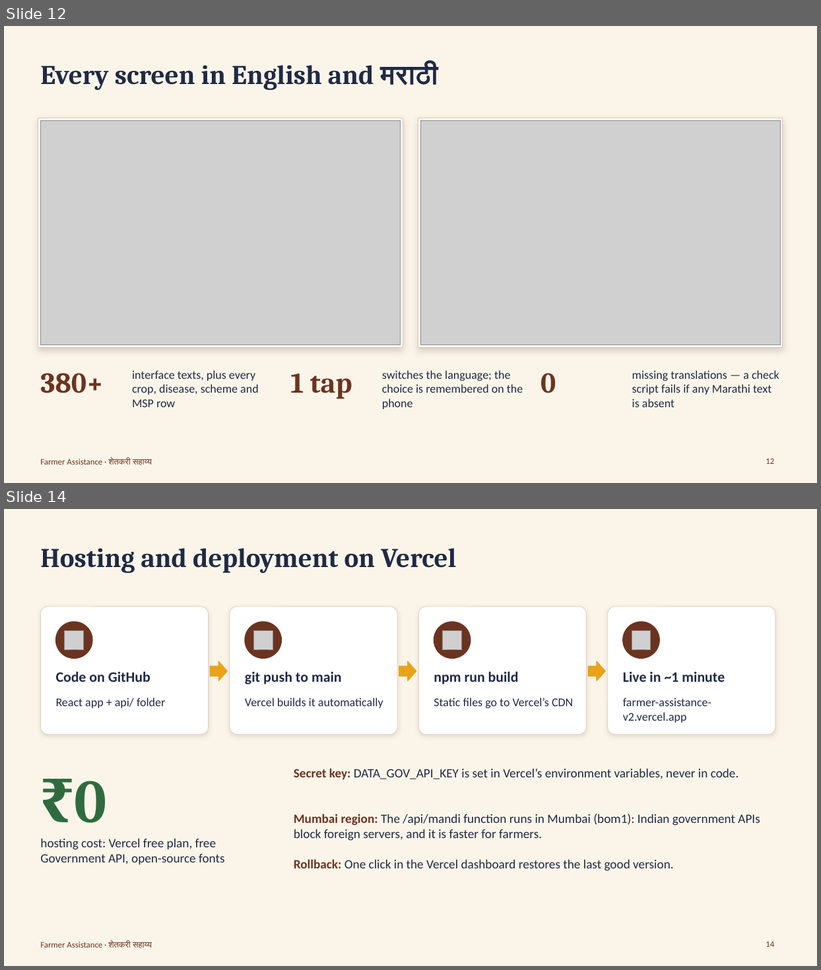
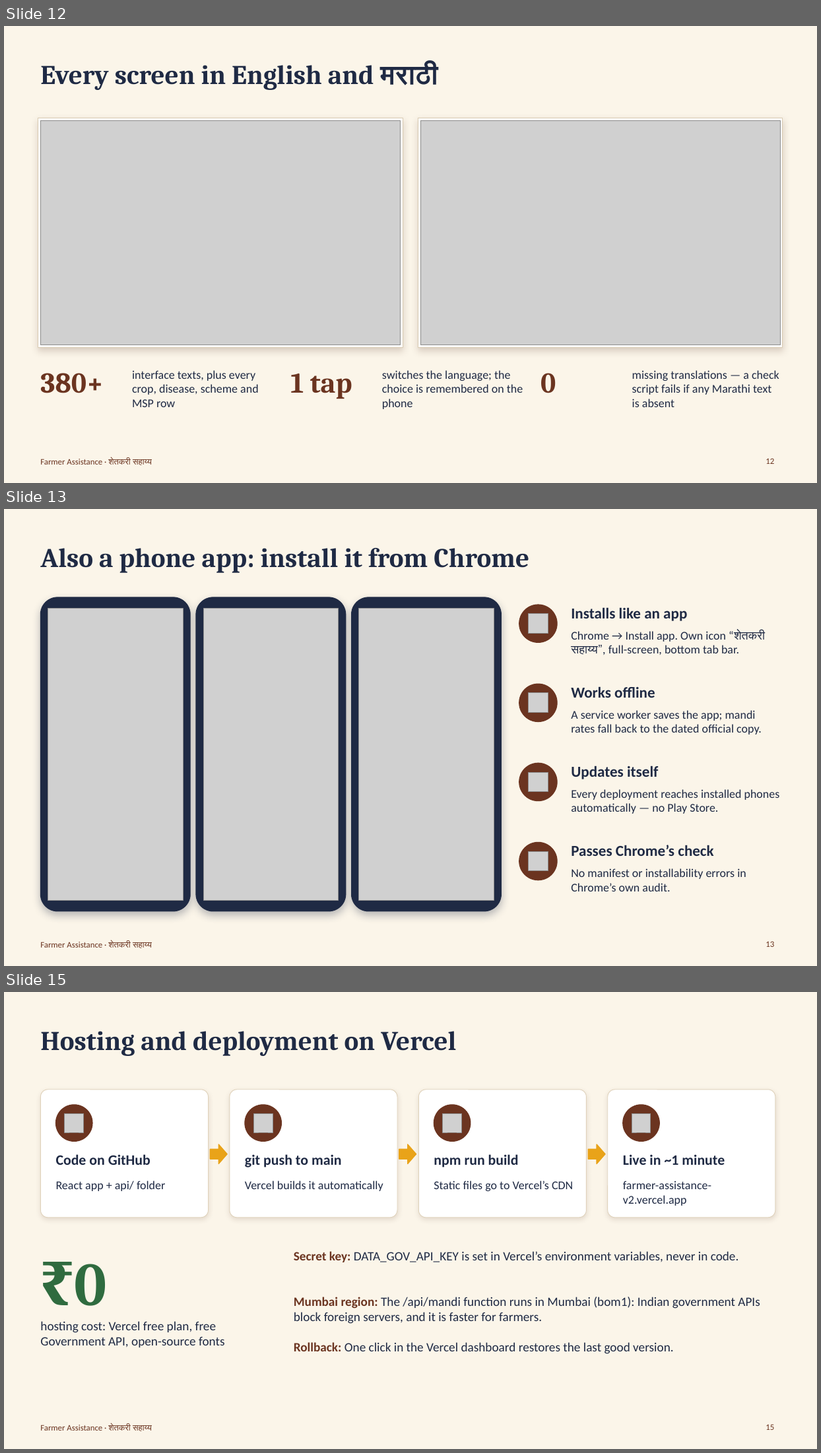
Before and after one commit to Shravanirajput/farmer-assistance-system, a slide deck: docs/presentation/Farmer-Assistance-Presentation.pptx. Shown one above the other, each under a label of ours: slides 12 and 14 before the commit, slides 12, 13 and 15 after it; the slides between them are not shown. The pictures are 821x970 and 821x1453 pixels, drawn with LibreOffice and Linux fonts; fonts in the diff are those of the drawing; grey boxes stand for pictures. Boxes give left, top, right and bottom in pixels: in the first picture for what was removed or moved away, otherwise in the second. Text is boxed around its words. In the diff, an @@ line names an element or a change of style, - is before the commit and + after.

```diff
--- a/docs/presentation/Farmer-Assistance-Presentation.pptx
+++ b/docs/presentation/Farmer-Assistance-Presentation.pptx
@@ slide 13 added at [4,509,817,966], background #FBF5E9; not listed: 1 template element that a slide beside it also shows @@
@@ title added at [40,548,529,573], 32 pt, text #1F2A44, bold @@
+Also a phone app: install it from Chrome
@@ rounded rectangle added at [40,597,190,912], fill #1F2A44, outline #1F2A44 1 pt @@
@@ rounded rectangle added at [196,597,346,912], fill #1F2A44, outline #1F2A44 1 pt @@
@@ rounded rectangle added at [352,597,501,912], fill #1F2A44, outline #1F2A44 1 pt @@
@@ ellipse added at [519,605,557,642], fill #6B3420, outline #6B3420 1 pt @@
@@ text added at [571,607,687,621], 18 pt, text #1F2A44, bold @@
+Installs like an app
@@ picture added at [48,609,183,900] @@
@@ picture added at [203,609,338,900] @@
@@ picture added at [359,609,494,900] @@
@@ picture added at [529,614,548,634] @@
@@ text added at [571,630,765,655], 14 pt, text #1F2A44 @@
+Chrome → Install app. Own icon “शेतकरी सहाय्य”, full-screen, bottom tab bar.
@@ ellipse added at [519,684,557,722], fill #6B3420, outline #6B3420 1 pt @@
@@ text added at [571,687,655,698], 18 pt, text #1F2A44, bold @@
+Works offline
@@ picture added at [529,693,548,713] @@
@@ text added at [571,710,762,735], 14 pt, text #1F2A44 @@
+A service worker saves the app; mandi rates fall back to the dated official copy.
@@ ellipse added at [519,763,557,801], fill #6B3420, outline #6B3420 1 pt @@
@@ text added at [571,766,658,780], 18 pt, text #1F2A44, bold @@
+Updates itself
@@ picture added at [529,772,548,792] @@
@@ text added at [571,789,780,814], 14 pt, text #1F2A44 @@
+Every deployment reaches installed phones automatically — no Play Store.
@@ ellipse added at [519,843,557,881], fill #6B3420, outline #6B3420 1 pt @@
@@ text added at [571,845,714,856], 18 pt, text #1F2A44, bold @@
+Passes Chrome’s check
@@ picture added at [529,852,548,871] @@
@@ text added at [571,869,746,892], 14 pt, text #1F2A44 @@
+No manifest or installability errors in Chrome’s own audit.
@@ page number added at [766,941,774,947], 10 pt, text #6B3420 @@
+13
@@ what was slide 14 is now slide 15 @@
@@ page number at [766,1424,774,1430]: text changed @@
-14
+15
```
Also in this commit, not shown: 3 slides changed, 35 other files.
